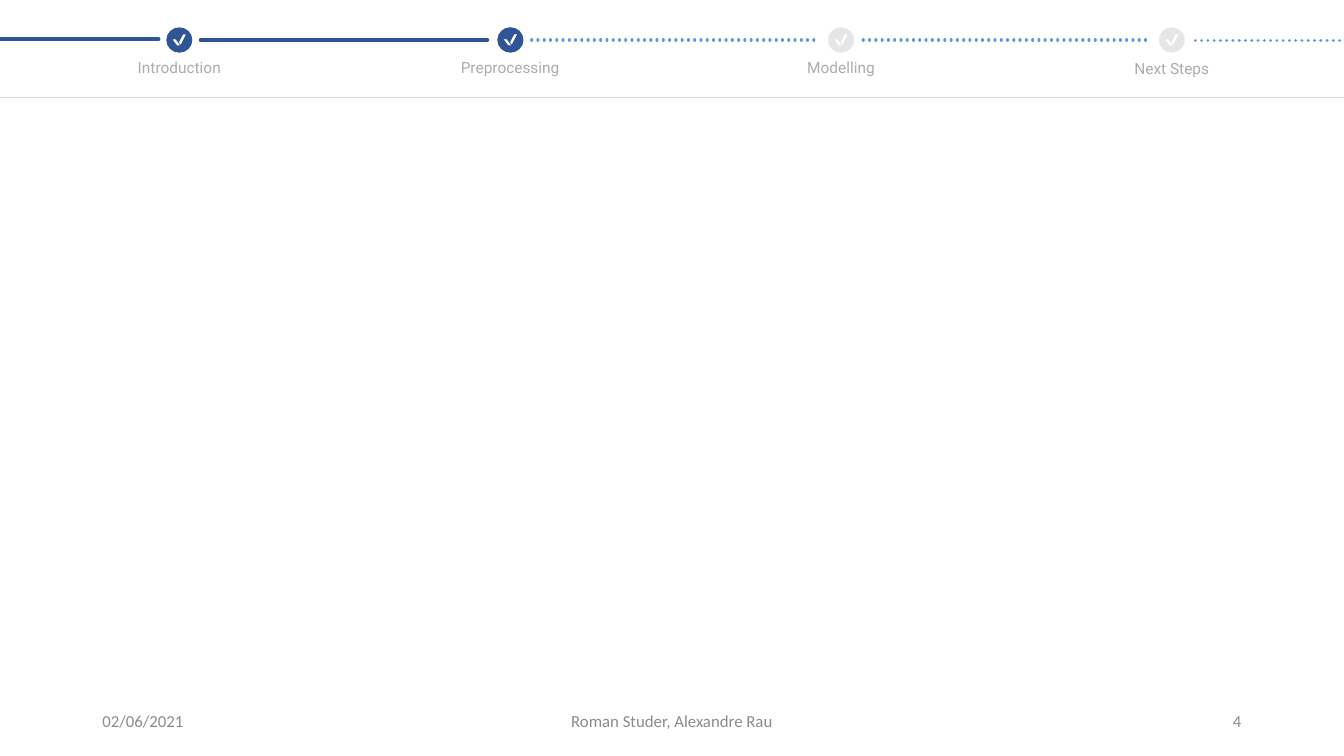
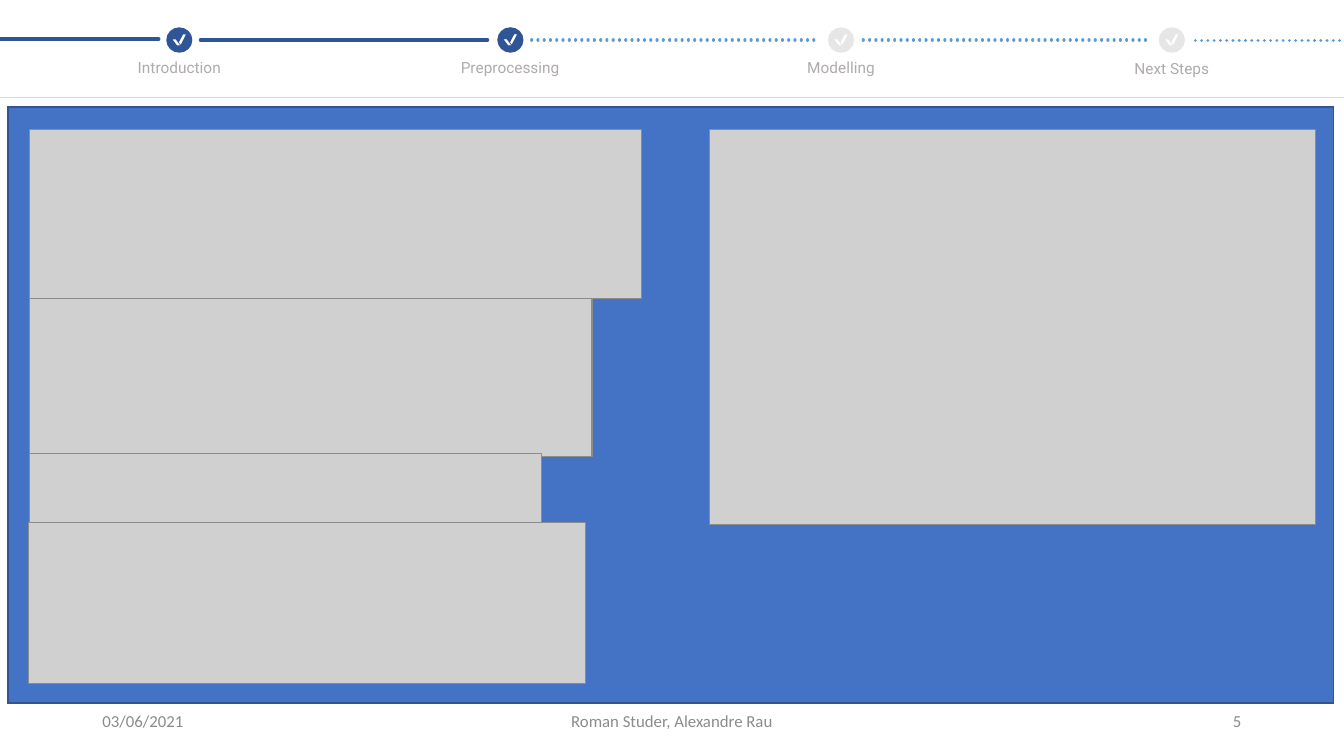
Before and after one commit to CrawTheOne/mirror_-fhnw_ds_fs2021_medical_challenge, a slide deck: slide 5 of presentation/Milestone_Presentation.pptx (slide 4 before the commit). Drawn at 1344x756 pixels with LibreOffice and Linux fonts; fonts in the diff are those of the drawing; grey boxes stand for pictures. Boxes give left, top, right and bottom in pixels: in the first picture for what was removed or moved away, otherwise in the second. Text is boxed around its words. In the diff, an @@ line names an element or a change of style, - is before the commit and + after.

```diff
--- a/presentation/Milestone_Presentation.pptx
+++ b/presentation/Milestone_Presentation.pptx
@@ rectangle added at [8,107,1334,703], fill #4472C4, outline #325491 1 pt @@
@@ picture added at [29,129,641,298] @@
@@ picture added at [710,130,1316,524] @@
@@ picture added at [29,298,592,457] @@
@@ picture added at [29,454,541,525] @@
@@ picture added at [28,522,585,684] @@
@@ text at [102,715,183,728]: text changed @@
-02/06/2021
+03/06/2021
@@ page number at [1233,716,1241,727]: text changed @@
-4
+5
```
Also in this commit, not shown: 5 other slides changed, 1 slide added, 1 other file.
